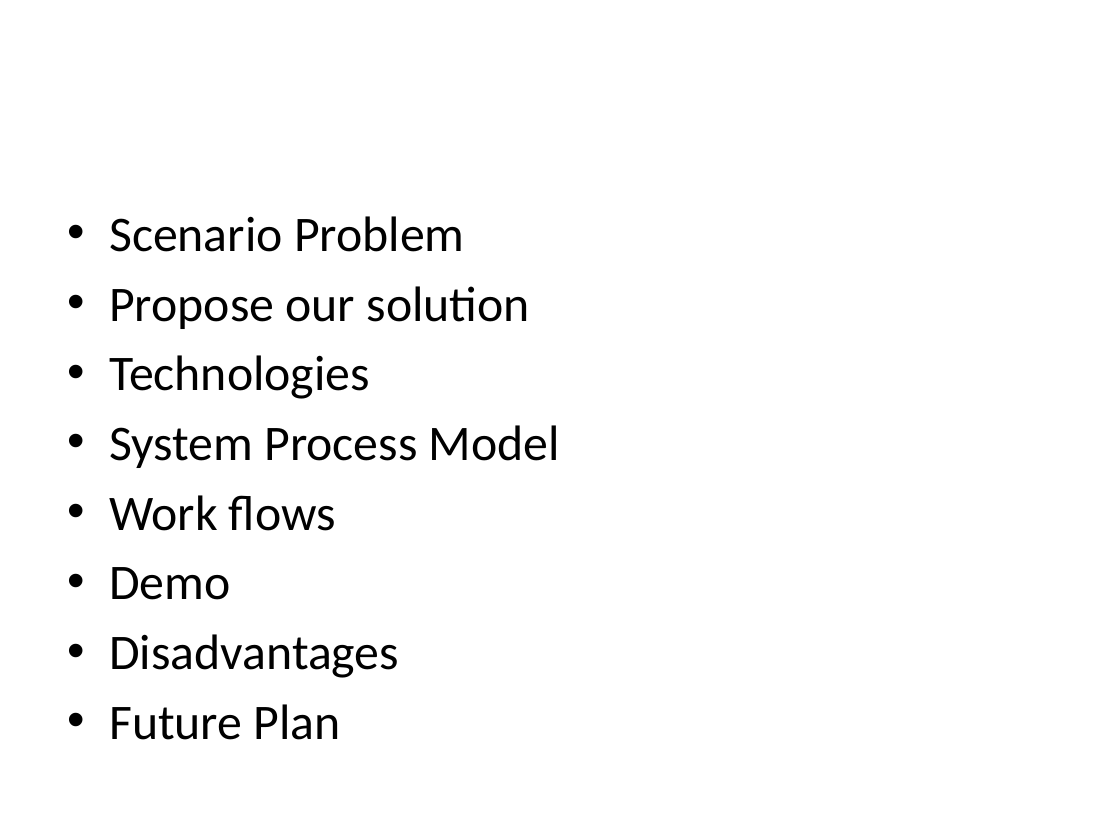
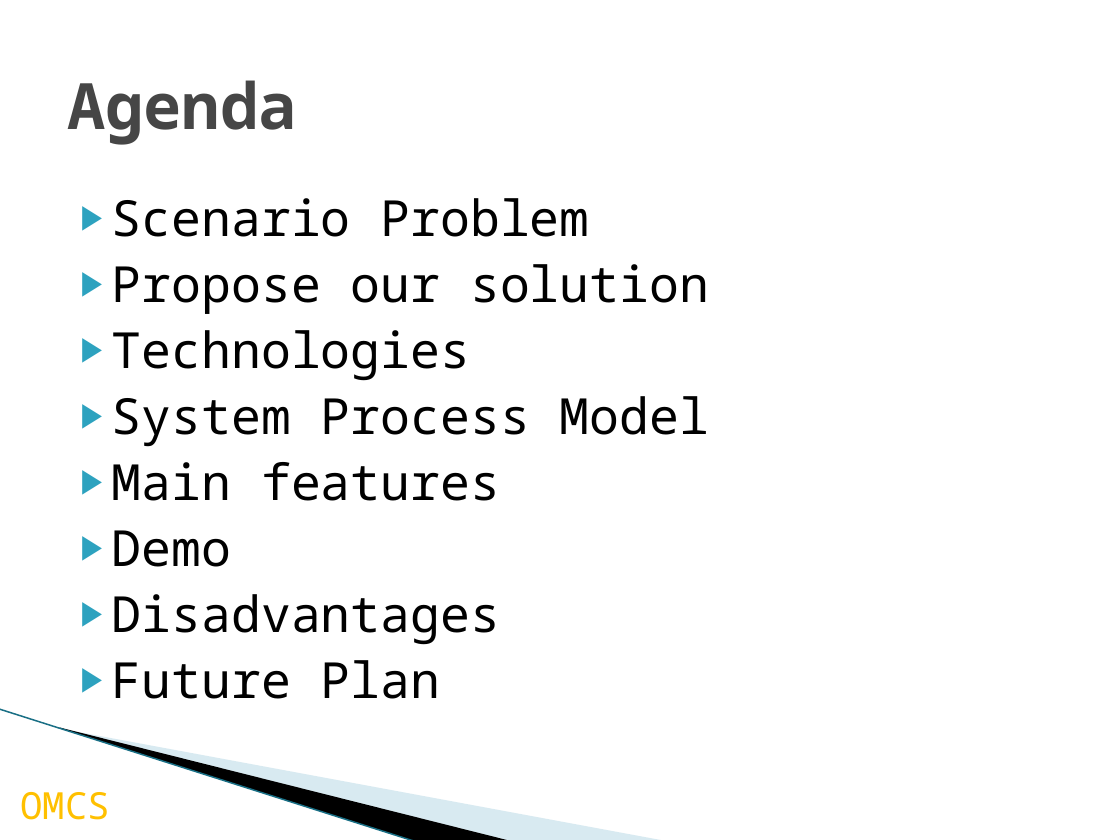
Before and after one commit to palaniellappank/online-medical-consultant-system, a slide deck: slide 3 of Document/OMCS_Slide.pptx. Drawn at 1120x840 pixels with LibreOffice and Linux fonts; fonts in the diff are those of the drawing; background and template pictures are left out. Boxes give left, top, right and bottom in pixels: in the first picture for what was removed or moved away, otherwise in the second. Text is boxed around its words. In the diff, an @@ line names an element or a change of style, - is before the commit and + after.

```diff
--- a/Document/OMCS_Slide.pptx
+++ b/Document/OMCS_Slide.pptx
@@ title added at bbox=[67, 80, 297, 145], 41 pt, text #464646, bold @@
+Agenda
@@ text "Scenario Problem": place and size @@
-text "Scenario Problem" at bbox=[109, 216, 560, 740]
+text "Scenario Problem" at bbox=[112, 198, 709, 699]
@@ text at bbox=[112, 198, 709, 699]: font Calibri to Noto Sans Mono in "Scenario Problem", "Propose our solution", "Technologies", "System Process Model" and 3 more places; bullet • to ▶; less space between paragraphs; list level 3 to 1 in "System Process Model" @@
@@ text at bbox=[112, 462, 500, 501]: text changed; font Calibri to Noto Sans Mono @@
-• Work flows
+▶ Main features
@@ line added from (0, 709) to (416, 840), #97C5D8 0.95 pt @@
@@ freeform shape added at bbox=[59, 727, 512, 840], fill #000000 @@
@@ freeform shape added at bbox=[62, 728, 666, 840], fill #A0CBDC at 40% opacity @@
@@ text added at bbox=[20, 792, 110, 820], 24 pt, text #FFC000 @@
+OMCS
```
Also in this commit, not shown: 16 other slides changed, 4 slides added, 1 slide removed.
